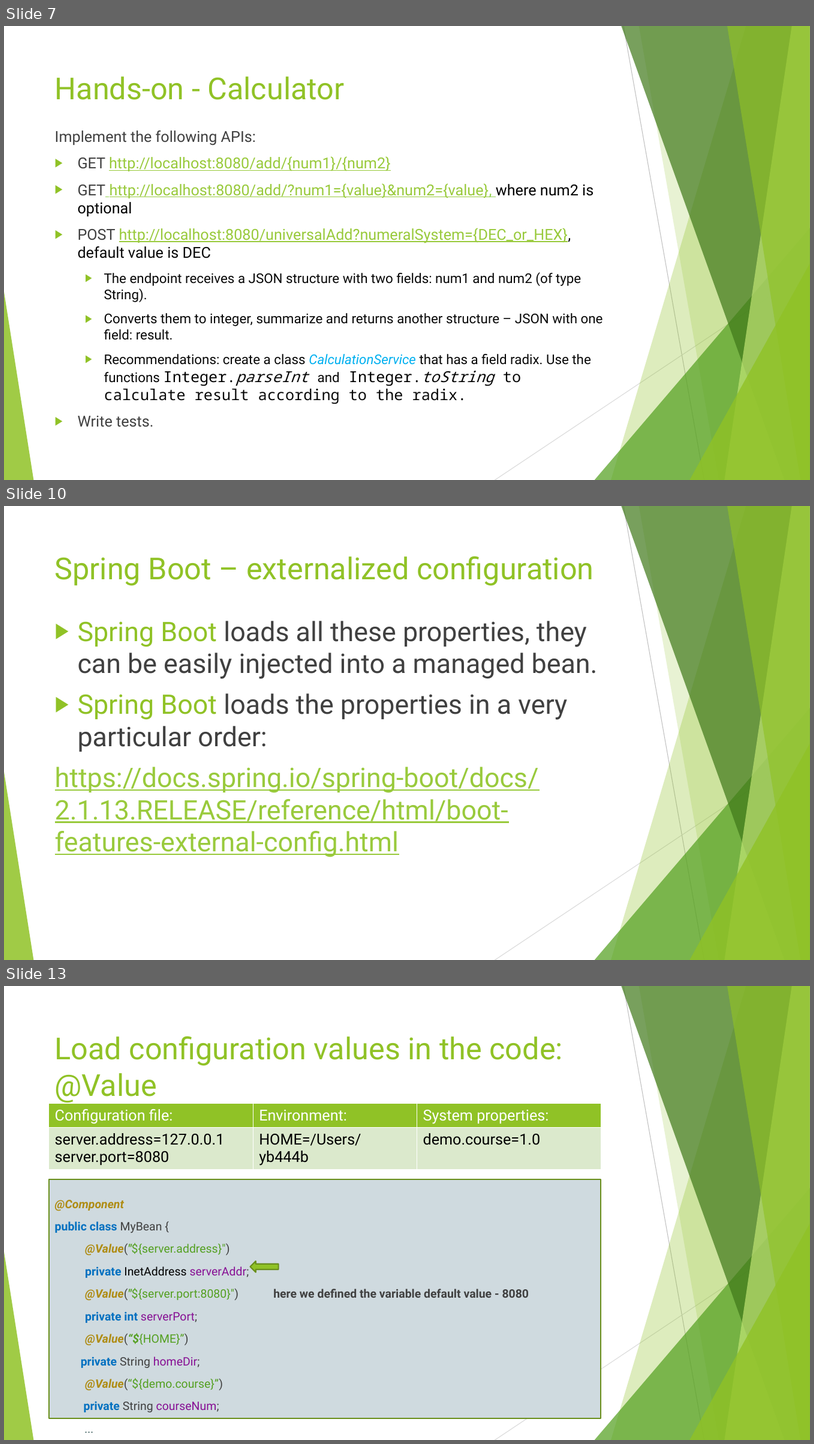
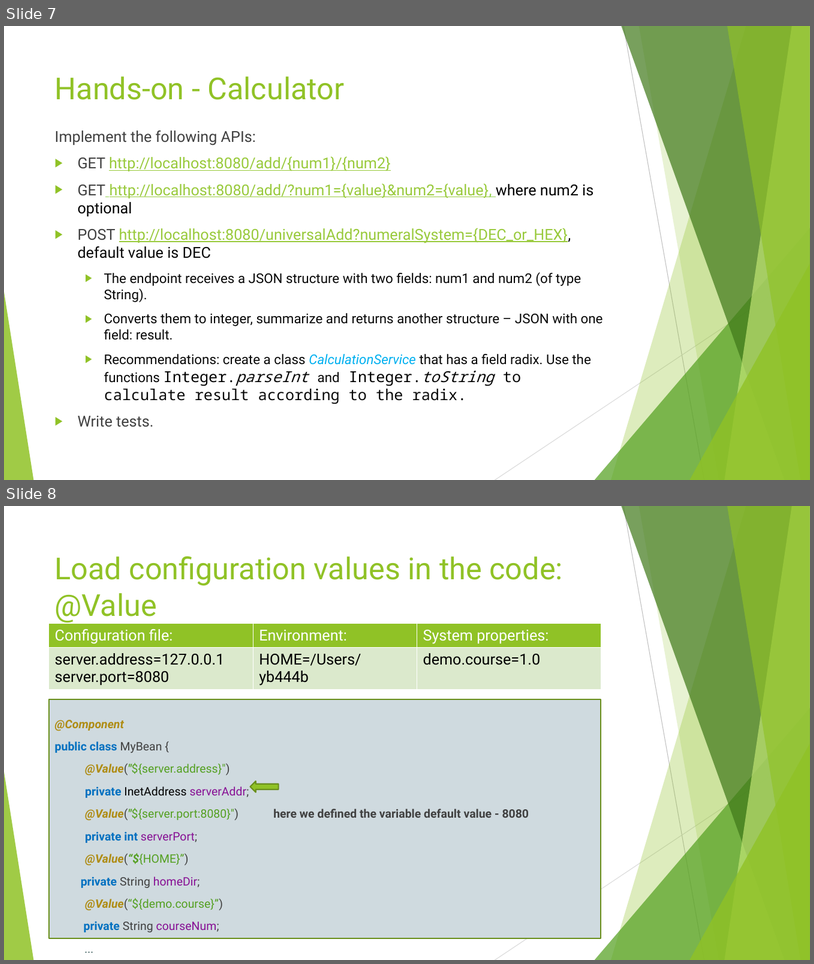
Before and after one commit to idanshal/sb-todo-app-tdp, a slide deck: course_data/presentations/practical_spring_boot_for_tdp_02.pptx. Shown one above the other, each under a label of ours: slides 7, 10 and 13 before the commit, slides 7 and 8 after it; the slides between them are not shown. The pictures are 814x1444 and 814x964 pixels, drawn with LibreOffice and Linux fonts; fonts in the diff are those of the drawing. Boxes give left, top, right and bottom in pixels: in the first picture for what was removed or moved away, otherwise in the second. Text is boxed around its words. In the diff, an @@ line names an element or a change of style, - is before the commit and + after.

Commit message:
update configuration

```diff
--- a/course_data/presentations/practical_spring_boot_for_tdp_02.pptx
+++ b/course_data/presentations/practical_spring_boot_for_tdp_02.pptx
@@ slide 10 removed at <box>4,506,810,960</box>, background #FFFFFF; not listed: 10 template elements that a slide beside it also shows @@
@@ title removed at <box>55,556,594,586</box> @@
-Spring Boot – externalized configuration
@@ text removed at <box>55,621,598,857</box> @@
-▶ Spring Boot loads all these properties, they can be easily injected into a managed bean.
-▶ Spring Boot loads the properties in a very particular order:
-https://docs.spring.io/spring-boot/docs/2.1.13.RELEASE/reference/html/boot-features-external-config.html
@@ what was slide 13 is now slide 8 @@
```
Also in this commit, not shown: 4 other slides removed, 8 other files.
